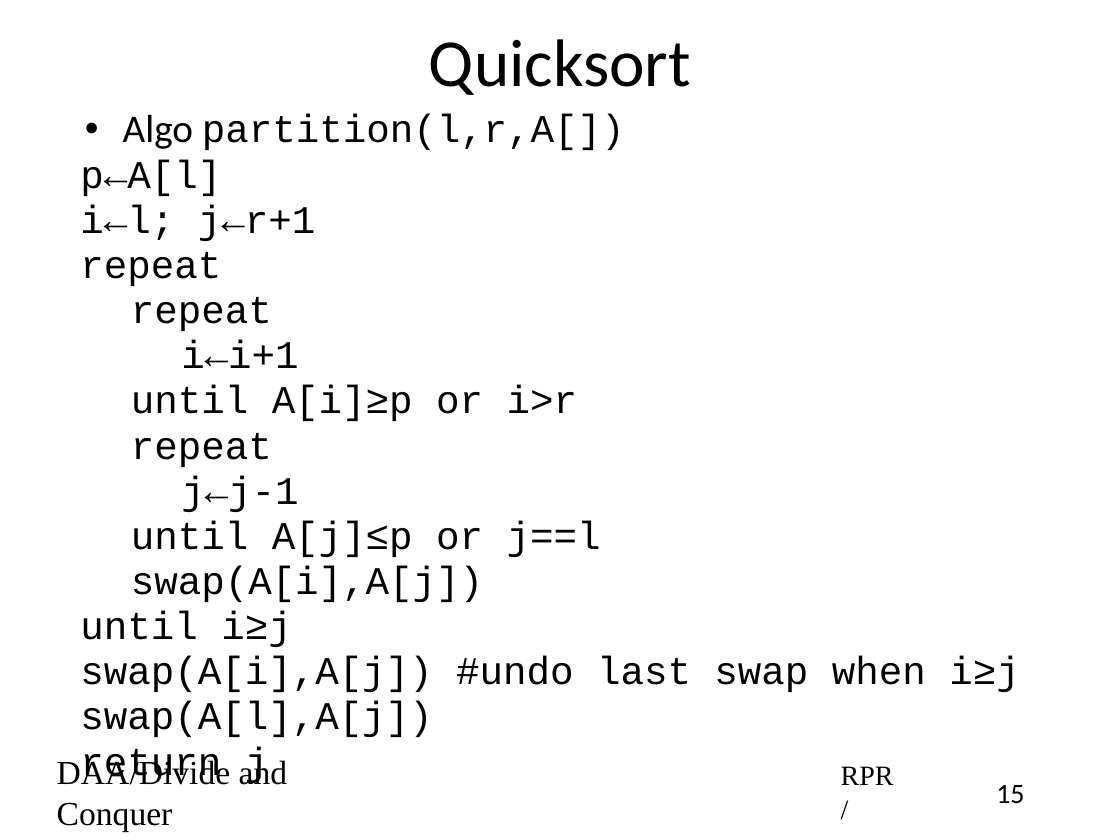
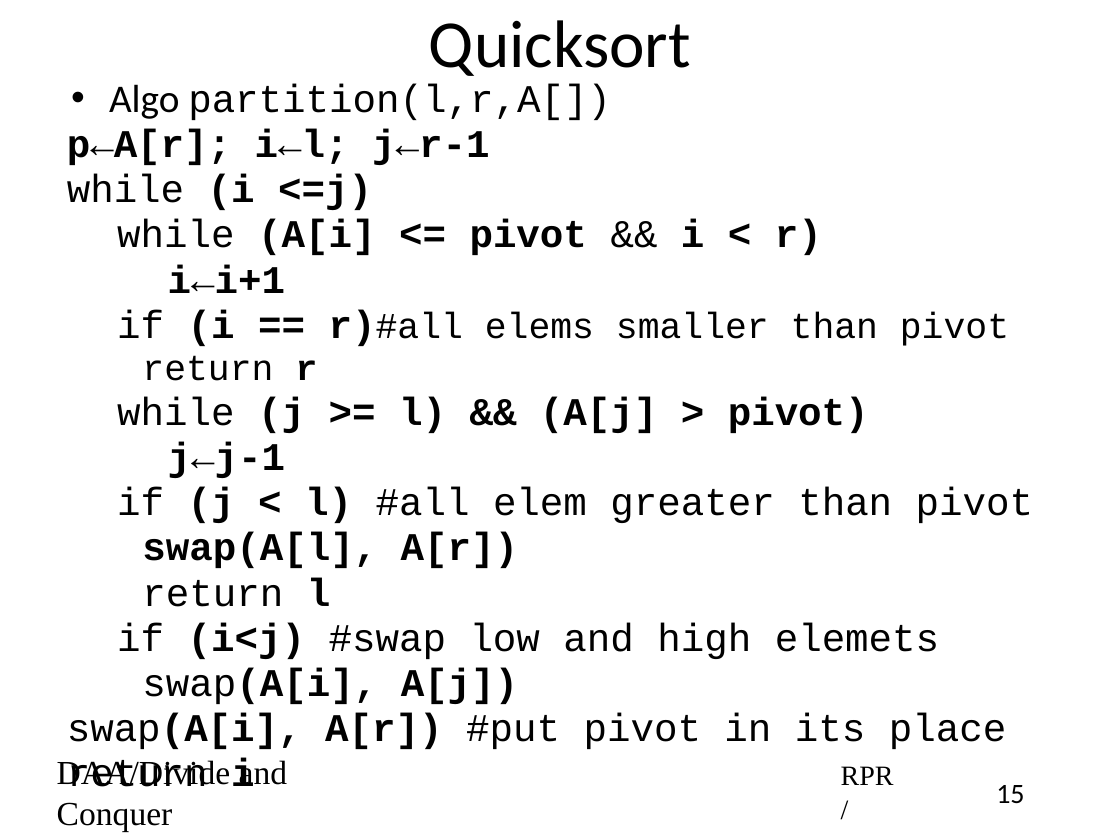
Before and after one commit to rprustagi/2019-17CS43-DAA, a slide deck: slide 15 of Slides-RPR/2019-H1-DAA-L14-Divide-Conquer-MergeSort-Quicksort.pptx. Drawn at 1120x840 pixels with LibreOffice and Linux fonts; fonts in the diff are those of the drawing. Boxes give left, top, right and bottom in pixels: in the first picture for what was removed or moved away, otherwise in the second. Text is boxed around its words. In the diff, an @@ line names an element or a change of style, - is before the commit and + after.

Commit message:
Updated slides for L03 L04

```diff
--- a/Slides-RPR/2019-H1-DAA-L14-Divide-Conquer-MergeSort-Quicksort.pptx
+++ b/Slides-RPR/2019-H1-DAA-L14-Divide-Conquer-MergeSort-Quicksort.pptx
@@ title "Quicksort" rewrapped from (429, 39, 691, 95) to (429, 20, 691, 84) @@
@@ text "Algo partition(l,r,A[])": place and size @@
-text "Algo partition(l,r,A[])" at (80, 114, 1019, 737)
+text "Algo partition(l,r,A[])" at (67, 84, 1033, 786)
@@ text at (67, 129, 822, 255): text changed; bold on @@
-p←A[l]
-i←l; j←r+1
-repeat
-    repeat
+p←A[r]; i←l; j←r-1
+while (i <=j)
+    while (A[i] <= pivot && i < r)
@@ text at (168, 264, 285, 478): bold on in "i←i+1", "j←j-1" @@
@@ text at (117, 310, 1009, 433): text changed @@
-    until A[i]≥p or i>r
-    repeat
+    if (i == r)#all elems smaller than pivot
+      return r
+    while (j >= l) && (A[j] > pivot)
@@ text at (67, 487, 1033, 786): text changed @@
-    until A[j]≤p or j==l
-    swap(A[i],A[j])
-until i≥j
-swap(A[i],A[j]) #undo last swap when i≥j
-swap(A[l],A[j])
-return j
+    if (j < l) #all elem greater than pivot
+      swap(A[l], A[r])
+      return l
+    if (i<j) #swap low and high elemets
+      swap(A[i], A[j])
+swap(A[i], A[r]) #put pivot in its place
+return i
```
Also in this commit, not shown: 2 other slides changed, 14 other files.
